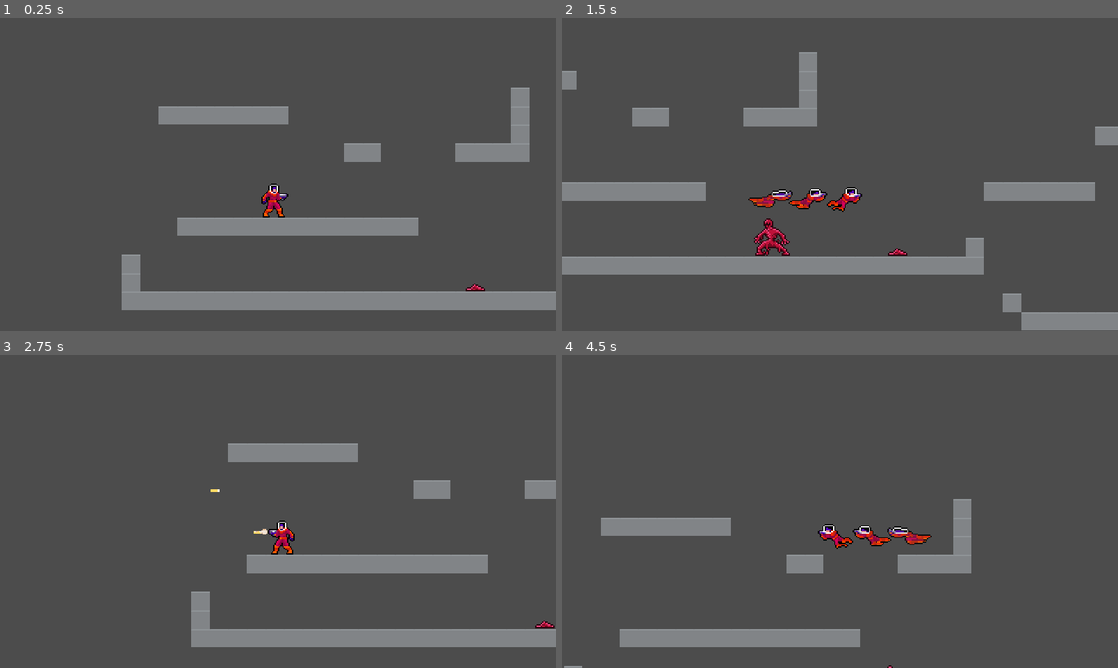
Above: before the commit, frames 1-4 (two rows, left to right).
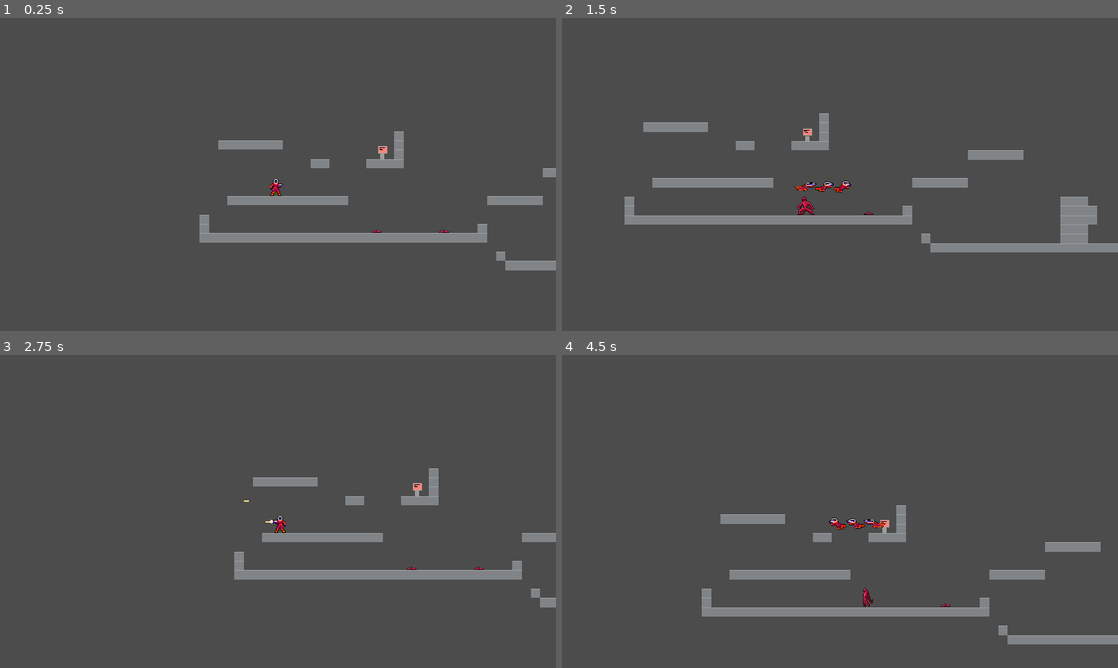
Above: after the commit, the same moments.

Repository: JuroUhlar/red_cascade
Game: Godot game, scene res://scenes/World.tscn
Two runs of this game, one before a commit and one after it. Both use one fixed random seed, a clock stepped at 60 frames per second and the inputs below.
Inputs:
- Up to frame 1 (0.25 s): no input
- Up to frame 2 (1.5 s): tap Enter at 0.5 s; hold D (move_right) from 0.53 s (still down); tap V (interact, bound only after the commit) at 0.6 s; tap Space (jump) at 0.77 s; tap X (dash) at 1.35 s
- Up to frame 3 (2.75 s): tap Space (jump) at 1.52 s; tap V (interact, bound only after the commit) at 1.55, 2.3 s; release D (move_right) at 2.03 s; hold A (move_left) from 2.03 s (still down); hold Z (shoot) from 2.03 s (still down)
- Up to frame 4 (4.5 s): release A (move_left) at 2.78 s; release Z (shoot) at 2.78 s; hold D (move_right) 2.78-4.28 s; tap V (interact, bound only after the commit) at 2.85, 3.6 s; tap Space (jump) at 3.02, 3.77 s; hold A (move_left) from 4.28 s (still down); tap X (dash) at 4.35 s

The runs differ from the first frame. In frame 1, 14% of the frame differs, in the area x 21-100%, y 22-94%; in frame 2, 17%, in the area x 0-100%, y 10-100%; in frame 3, 12%; in frame 4, 11%.

Commit message:
Button

Diff:
--- a/project.godot
+++ b/project.godot
@@ -98,6 +98,12 @@
 "events": [ Object(InputEventKey,"resource_local_to_scene":false,"resource_name":"","device":0,"alt":false,"shift":false,"control":false,"meta":false,"command":false,"pressed":false,"scancode":90,"unicode":0,"echo":false,"script":null)
  ]
 }
+interact={
+"deadzone": 0.5,
+"events": [ Object(InputEventKey,"resource_local_to_scene":false,"resource_name":"","device":0,"alt":false,"shift":false,"control":false,"meta":false,"command":false,"pressed":false,"scancode":86,"unicode":0,"echo":false,"script":null)
+, Object(InputEventKey,"resource_local_to_scene":false,"resource_name":"","device":0,"alt":false,"shift":false,"control":false,"meta":false,"command":false,"pressed":false,"scancode":69,"unicode":0,"echo":false,"script":null)
+ ]
+}
 
 [layer_names]
 
--- /dev/null
+++ b/scenes/Button.tscn
@@ -0,0 +1,35 @@
+[gd_scene load_steps=6 format=2]
+
+[ext_resource path="res://scripts/Button.gd" type="Script" id=1]
+[ext_resource path="res://assets/Button/button_0.png" type="Texture" id=2]
+[ext_resource path="res://assets/Button/button_1.png" type="Texture" id=3]
+
+[sub_resource type="SpriteFrames" id=1]
+animations = [ {
+"frames": [ ExtResource( 2 ) ],
+"loop": true,
+"name": "default",
+"speed": 5.0
+}, {
+"frames": [ ExtResource( 3 ) ],
+"loop": true,
+"name": "activate",
+"speed": 5.0
+} ]
+
+[sub_resource type="RectangleShape2D" id=2]
+extents = Vector2( 12.4665, 13.187 )
+
+[node name="Button" type="Area2D"]
+script = ExtResource( 1 )
+
+[node name="Sprite" type="AnimatedSprite" parent="."]
+position = Vector2( 0.37117, 0.0107422 )
+frames = SubResource( 1 )
+animation = "activate"
+
+[node name="CollisionShape2D" type="CollisionShape2D" parent="."]
+position = Vector2( 0, 2.75379 )
+shape = SubResource( 2 )
+[connection signal="body_entered" from="." to="." method="_on_Button_body_entered"]
+[connection signal="body_exited" from="." to="." method="_on_Button_body_exited"]
--- a/scenes/Player.tscn
+++ b/scenes/Player.tscn
@@ -151,6 +151,7 @@
 [node name="Camera2D" type="Camera2D" parent="."]
 position = Vector2( 0, -21.04 )
 current = true
+zoom = Vector2( 2, 2 )
 
 [node name="trail" type="Particles2D" parent="."]
 visible = false
--- a/scenes/World.tscn
+++ b/scenes/World.tscn
@@ -1,8 +1,9 @@
-[gd_scene load_steps=4 format=2]
+[gd_scene load_steps=5 format=2]
 
 [ext_resource path="res://scenes/Player.tscn" type="PackedScene" id=1]
 [ext_resource path="res://scenes/Level.tscn" type="PackedScene" id=2]
 [ext_resource path="res://scenes/Enemy.tscn" type="PackedScene" id=3]
+[ext_resource path="res://scenes/Button.tscn" type="PackedScene" id=4]
 
 [node name="World" type="Node2D"]
 
@@ -17,3 +18,7 @@
 
 [node name="Enemy2" parent="." instance=ExtResource( 3 )]
 position = Vector2( 320.948, 242.671 )
+
+[node name="Button" parent="." instance=ExtResource( 4 )]
+position = Vector2( 325.501, 117.772 )
+targetPath = NodePath("../Enemy2")
--- /dev/null
+++ b/scripts/Button.gd
@@ -0,0 +1,52 @@
+extends Area2D
+
+var player_is_close = false
+export var active = false
+export var toggle = true
+export (NodePath) var targetPath
+var target = null
+var targetPathAbsolute = ""
+
+func _ready():
+	if (!active):
+		$Sprite.play("default")
+
+	if (targetPath.is_empty()):
+		print("Target path empty")
+	else:
+		target = get_node(targetPath)
+		targetPathAbsolute = target.get_path()
+
+func _on_Button_body_entered(body):
+	if(body.is_in_group("player")):
+		player_is_close = true
+
+func _on_Button_body_exited(body):
+	if(body.is_in_group("player")):
+		player_is_close = false
+
+func _process(delta):
+	if(Input.is_action_just_pressed("interact") and player_is_close):
+		press()
+
+func press():
+	if(!toggle) and !active:
+		activate()
+	if(toggle):
+		if(active): deactivate()
+		else: activate()
+
+func activate():
+	$Sprite.play("activate")
+	active = true
+	if(target_exists() and target.has_method("activate")):
+		target.activate()
+
+func deactivate():
+	$Sprite.play("default")
+	active = false
+	if(target_exists() and target.has_method("deactivate")):
+		target.deactivate()
+
+func target_exists():
+	return get_tree().get_root().has_node(targetPathAbsolute)
--- a/scripts/Enemy.gd
+++ b/scripts/Enemy.gd
@@ -51,5 +51,5 @@
 	active = true
 
 func _on_player_detector_body_entered(body):
-	if(body.is_in_group("player")):
+	if(!active and body.is_in_group("player")):
 		activate()
Binary file added: assets/Button/button_0.png
Not shown, added: assets/Button/button_0.png.import
Binary file added: assets/Button/button_1.png
Not shown, added: assets/Button/button_1.png.import
